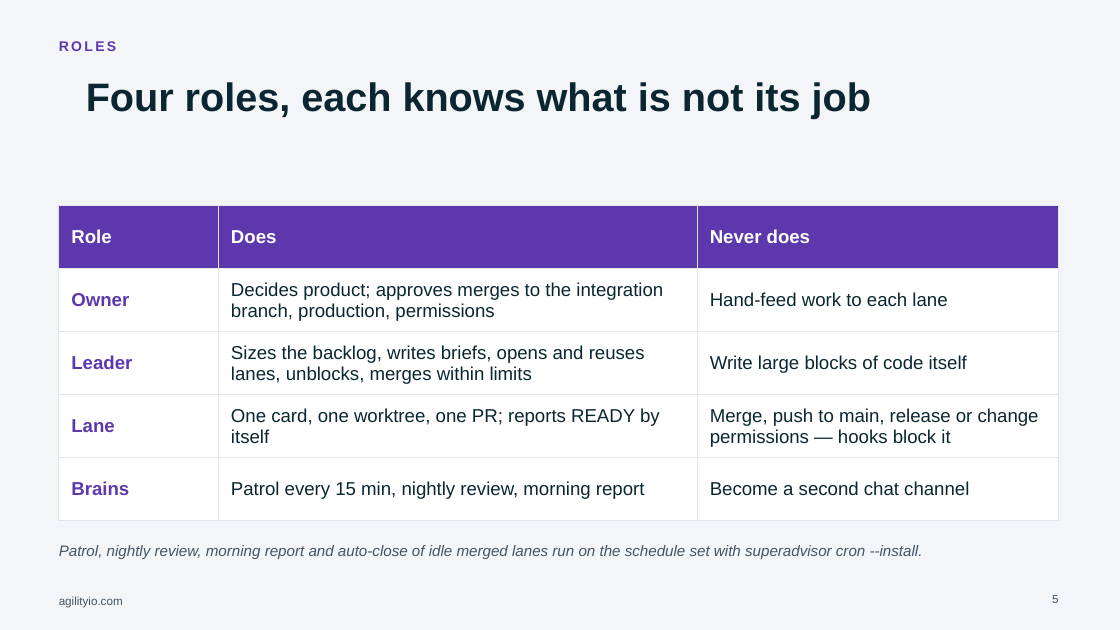
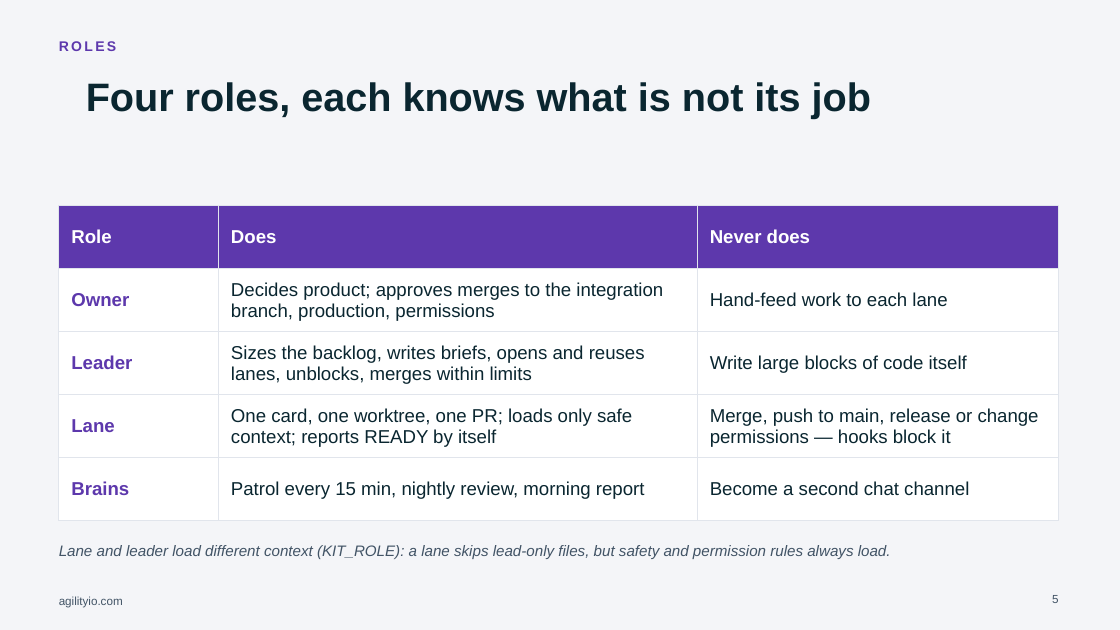
Before and after one commit to trungungtoan-agilityio/AgiAgentKit, a slide deck: slide 5 of docs/talk/v2/Session-Superadvisor-V2-AgilityIO.pptx. Drawn at 1120x630 pixels with LibreOffice and Linux fonts; fonts in the diff are those of the drawing; background and template pictures are left out. Boxes give left, top, right and bottom in pixels: in the first picture for what was removed or moved away, otherwise in the second. Text is boxed around its words. In the diff, an @@ line names an element or a change of style, - is before the commit and + after.

```diff
--- a/docs/talk/v2/Session-Superadvisor-V2-AgilityIO.pptx
+++ b/docs/talk/v2/Session-Superadvisor-V2-AgilityIO.pptx
@@ table at (59, 206, 1059, 503) @@
-row 4, column 2: One card, one worktree, one PR; reports READY by itself
+row 4, column 2: One card, one worktree, one PR; loads only safe context; reports READY by itself
@@ text at (59, 545, 891, 559): text changed @@
-Patrol, nightly review, morning report and auto-close of idle merged lanes run on the schedule set with superadvisor cron --install.
+Lane and leader load different context (KIT_ROLE): a lane skips lead-only files, but safety and permission rules always load.
```
Also in this commit, not shown: 3 other slides changed, 4 slides removed, 7 other files.
